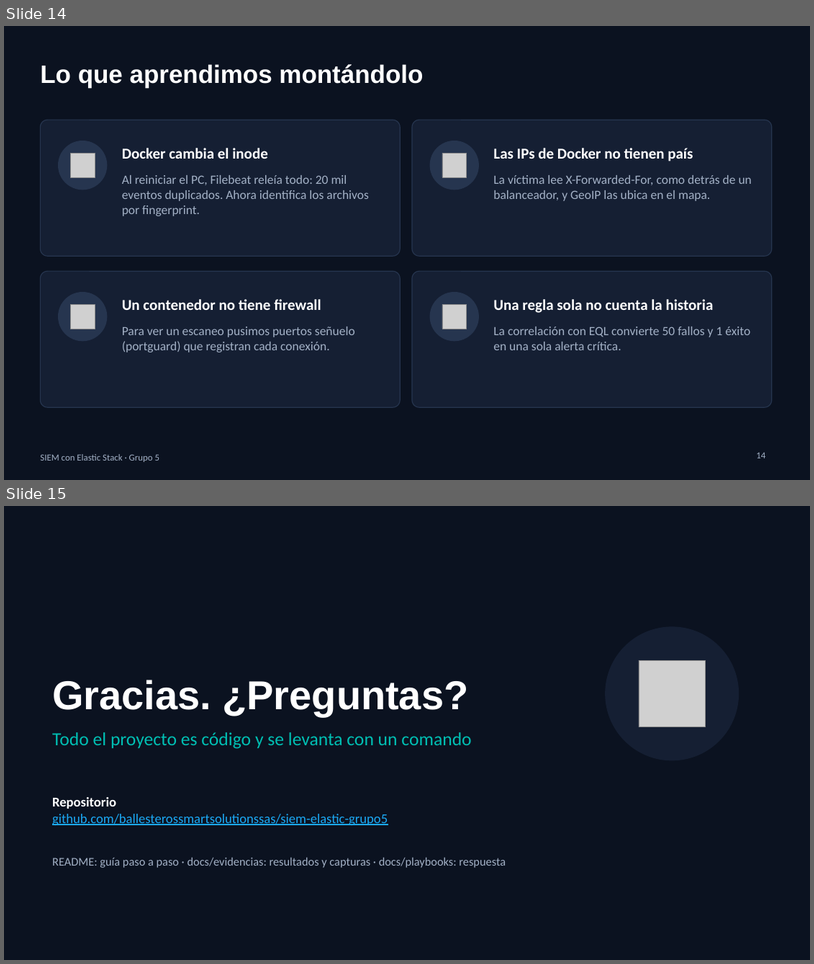
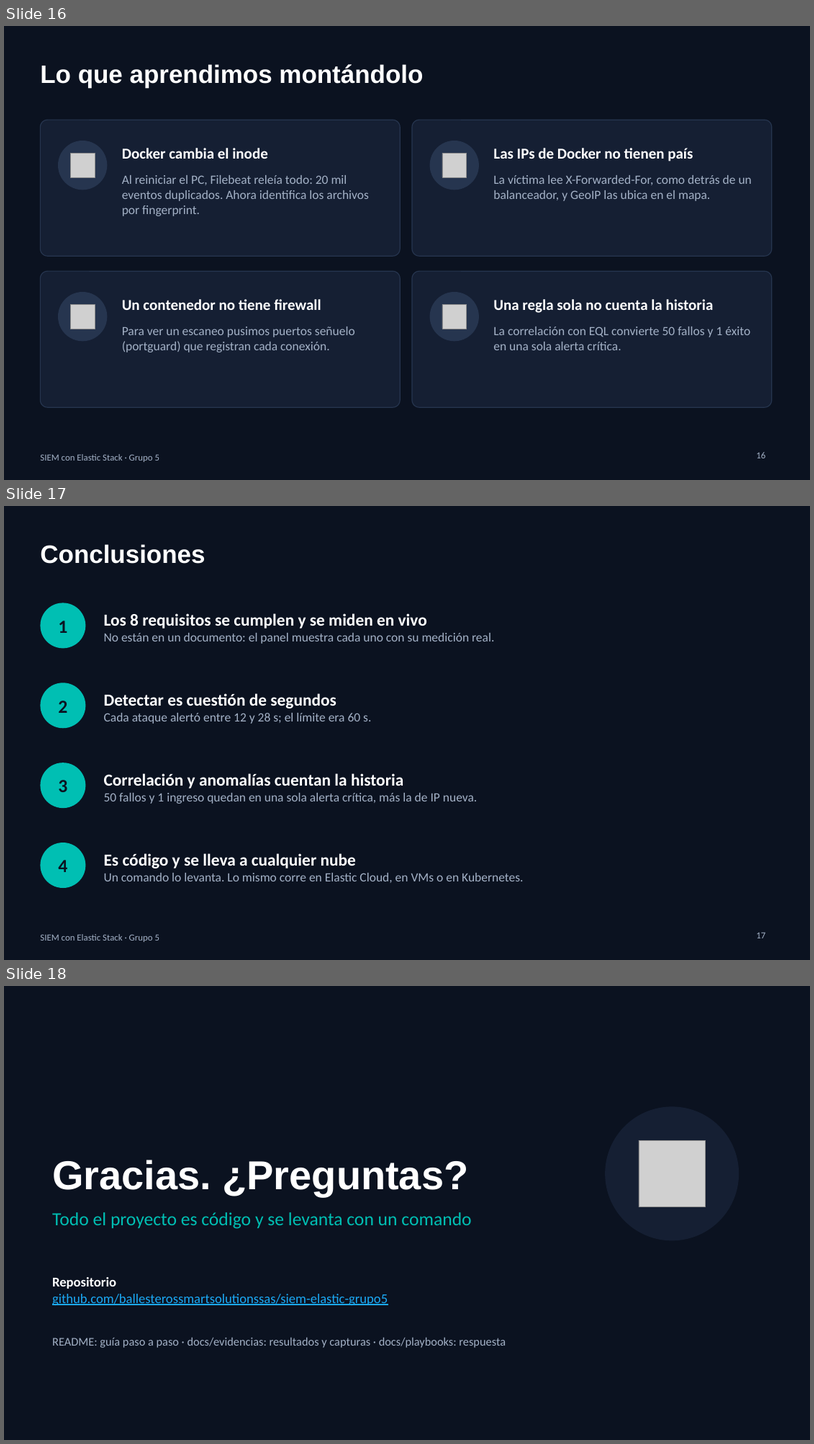
Before and after one commit to ballesterossmartsolutionssas/siem-elastic-grupo5, a slide deck: diapositivas/SIEM-Grupo5.pptx. Shown one above the other, each under a label of ours: slides 14 and 15 before the commit, slides 16, 17 and 18 after it. The pictures are 814x964 and 814x1444 pixels, drawn with LibreOffice and Linux fonts; fonts in the diff are those of the drawing; grey boxes stand for pictures. Boxes give left, top, right and bottom in pixels: in the first picture for what was removed or moved away, otherwise in the second. Text is boxed around its words. In the diff, an @@ line names an element or a change of style, - is before the commit and + after.

Commit message:
Panel SOC: cumplimiento en vivo, salud, anomalías e investigación guiada; regla de anomalía new terms
- Franja R8.1-R8.8 que se pone en verde con las mediciones reales
- Salud del sistema: heap, disco y CPU por nodo, fases de ILM y retraso de la ingesta
- Detección de anomalías de volumen (z-score contra la línea base de 24 h)
- Incidentes agrupados por regla e IP, críticos arriba; top de IPs sin visitas normales
- Ficha de la IP con fallos, ingresos exitosos, puertos y herramienta
- Investigación guiada (R8.7 y R8.8): playbook con cronómetro que se guarda en siem-investigaciones
- reglas/08: ingreso SSH con usuario + IP nunca vistos en 7 días (new terms)
- Diapositivas (18) con Tecnologías, Investigación guiada y Conclusiones; guion y evidencias al día

```diff
--- a/diapositivas/SIEM-Grupo5.pptx
+++ b/diapositivas/SIEM-Grupo5.pptx
@@ slide 17 added at box(4, 506, 810, 960), background #0B1220; not listed: 1 template element that a slide beside it also shows @@
@@ title added at box(40, 544, 205, 564), 30 pt, text #FFFFFF, bold @@
+Conclusiones
@@ ellipse added at box(40, 602, 85, 648), fill #00BFB3, 22 pt, text #0B1220, bold @@
+1
@@ text added at box(104, 613, 494, 644), 15 pt, text #A3B1C6 @@
+Los 8 requisitos se cumplen y se miden en vivo
+No están en un documento: el panel muestra cada uno con su medición real.
@@ ellipse added at box(40, 682, 85, 728), fill #00BFB3, 22 pt, text #0B1220, bold @@
+2
@@ text added at box(104, 693, 371, 723), 15 pt, text #A3B1C6 @@
+Detectar es cuestión de segundos
+Cada ataque alertó entre 12 y 28 s; el límite era 60 s.
@@ ellipse added at box(40, 762, 85, 808), fill #00BFB3, 22 pt, text #0B1220, bold @@
+3
@@ text added at box(104, 773, 477, 803), 15 pt, text #A3B1C6 @@
+Correlación y anomalías cuentan la historia
+50 fallos y 1 ingreso quedan en una sola alerta crítica, más la de IP nueva.
@@ ellipse added at box(40, 842, 85, 888), fill #00BFB3, 22 pt, text #0B1220, bold @@
+4
@@ text added at box(104, 853, 523, 883), 15 pt, text #A3B1C6 @@
+Es código y se lleva a cualquier nube
+Un comando lo levanta. Lo mismo corre en Elastic Cloud, en VMs o en Kubernetes.
@@ page number added at box(756, 932, 766, 938), 11 pt, text #A3B1C6 @@
+17
@@ what was slide 14 is now slide 16 @@
@@ page number at box(756, 452, 766, 458): text changed @@
-14
+16
@@ what was slide 15 is now slide 18 @@
```
Also in this commit, not shown: 8 slides changed, 2 other slides added, 15 other files.
